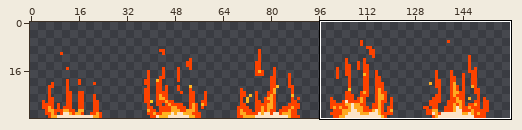
Sprite sheet, stored at Assets/World/FireTiles/tree-brush_fire-Sheet.png. The first picture is a wide view before the edit; the outline marks the close-up.
Close-up. As it was:
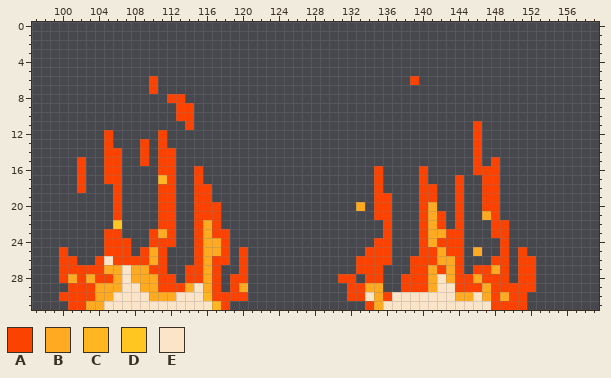
The file is 160x32 pixels. Colours within 5 levels of each other are drawn and written as one. Shown: x 97..159, y 0..31. The commit also changed other parts of the picture, which this record leaves out.
Palette (. is transparent): A #fc4200  B #ffaa20  C #ffb620  D #ffc520  E #fce4c8
Pixels before, first column x 100:
 6 ..........A............................A.............
 7 ..........A..........................................
 8 ............AA.......................................
 9 .............AA......................................
10 .............AA......................................
11 ..............A...............................A......
12 .....A.....A..................................A......
13 .....A...A.A..................................A......
14 .....AA..A.AA.................................A......
15 ..A..AA..A.AA.................................A.A....
16 ..A..AA....AA..A...................A....A.....AAA....
17 ..A..AA....CA..A...................A....A...A..AA....
18 ..A...A....AA..AA..................A....AA..A..AA....
19 ......A....AA..AA..................AA...AA..A..AA....
20 ......A....AA..AAA...............B.AA...AB..A..AA....
21 ......A....AA..AAA.................AA...ABA.A..BA....
22 ......D....AA..ABA..................A...ABA.A...AA...
23 .....AA...ABA..ABAA.................A...ABBAA...AA...
24 .....AAA..AAA..ABBA................AA...ABAAA....A...
25 A....AAA.ABA...ABBA.A.............AAA...AABAA.B..A.A.
26 AA..AEAAAABA...ABAA.A............AAAA..AAABBA...AA.AA
27 AAAAABBEBBAA..AABA..A............AAA...AABABA.AABA.AA
28 ABABAABEBBBAA.AABA.AA..........AA.AA..AAABEBAABAAA.AA
29 .AAABBBEEBBAAABEBA.AB...........AABB..AAABEEAAABAAAAA
30 AAAABBEEEEBBBEEECAAAA...........AAEBAEEEEEEEBBEBABAA.
31 .AABBEEEEEEEEEEEECA...............ABEEEEEEEEEEEEAAAA.
New version:
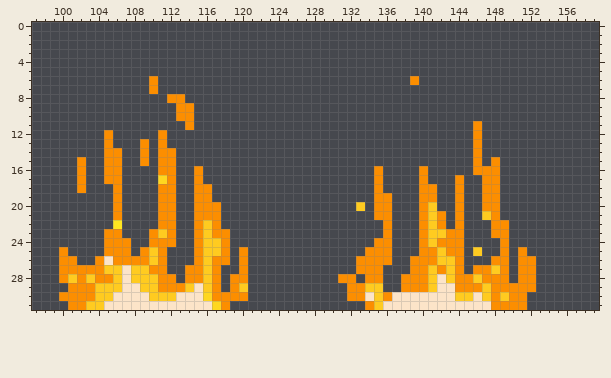
Difference:
colour A: #fc4200 -> #fc8e00
colour B: #ffaa20 -> #ffcb20
colour C: #ffb620 -> #ffd720
colour D: #ffc520 -> #ffe620
